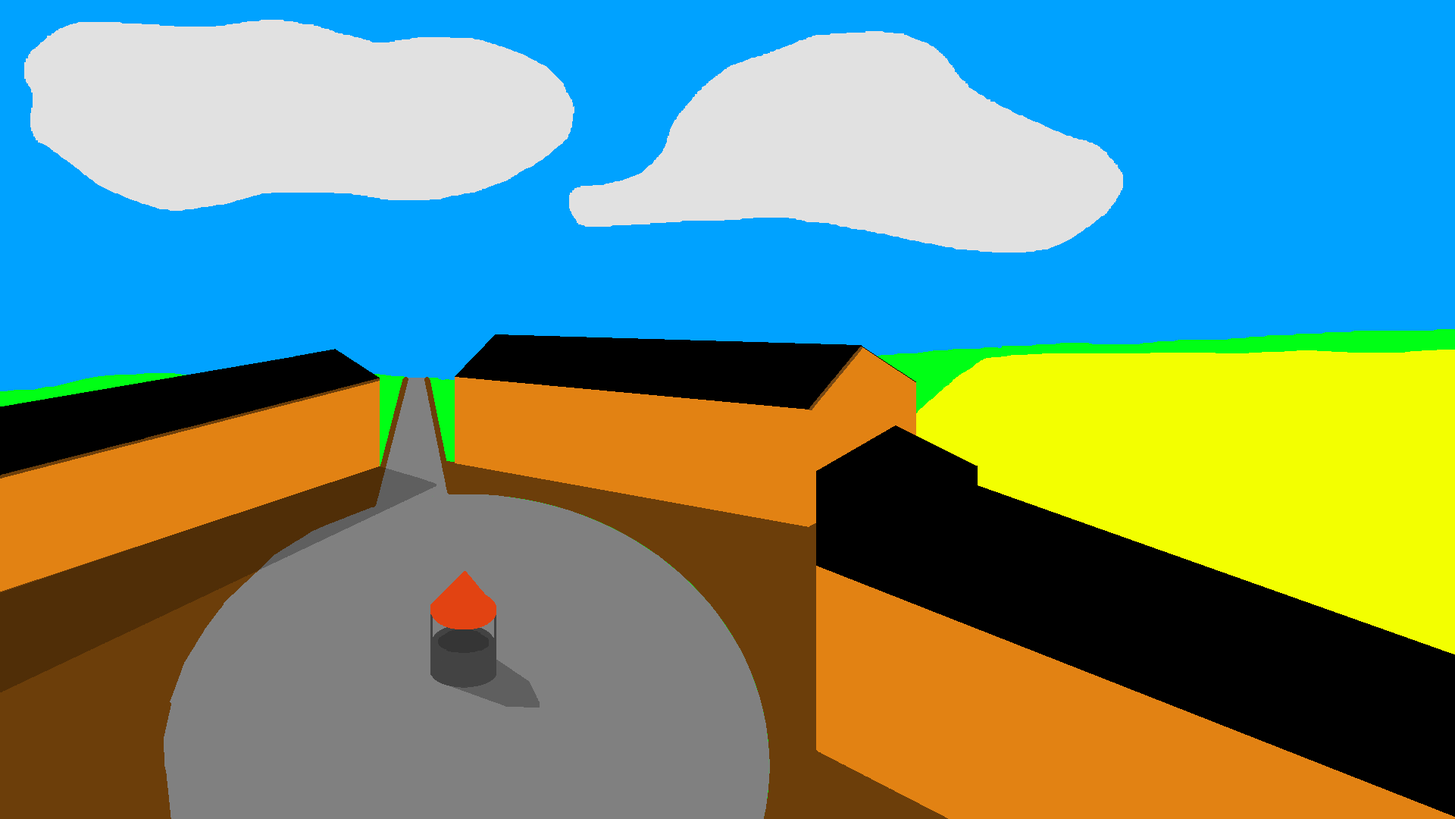
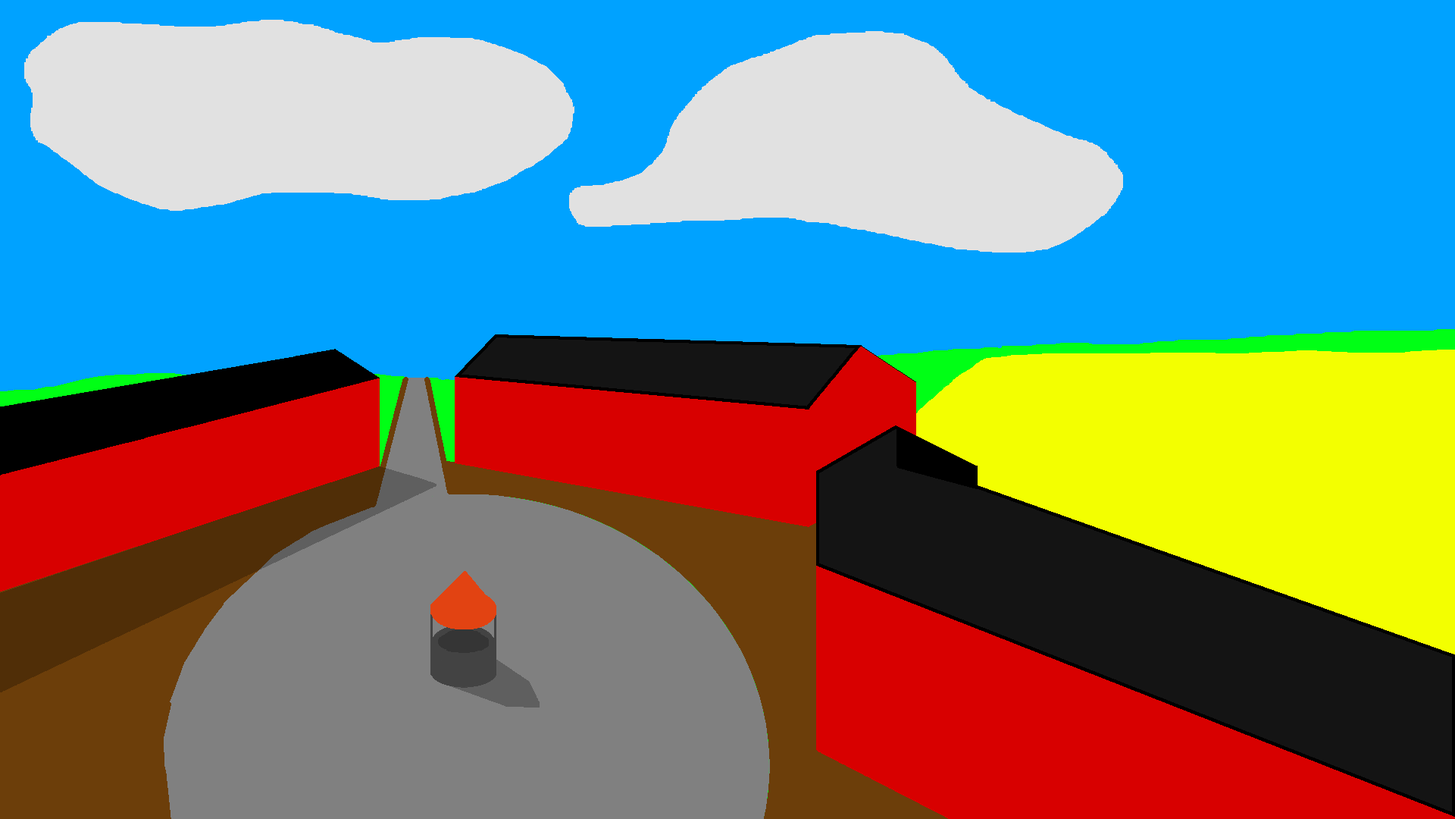
Layered file, before and after one edit (1455 × 819). Changes by layer:
painted on "Paint Layer 4" over <box>776,388,1455,819</box>
painted on "Paint Layer 2" over <box>454,337,971,583</box>
painted on "Paint Layer 1" over <box>0,378,380,592</box>
